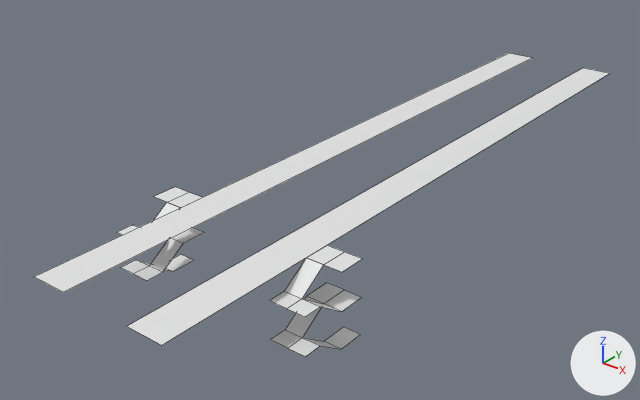
A saved change to the Blender file assets/london/wst/wst.blend.
One viewpoint serves both versions: a 50 mm lens placed at (51.8, -82.7, 46.9), pointed at (-5.8, -10.7, 2.2). Arrows for +X, +Y and +Z are at lower right; the lights stay in place. Mesh edges are drawn as thin lines.

In view in the first picture: 'platform.1', 'platform.2', 'stairs.1-main', 'stairs.2-main'.
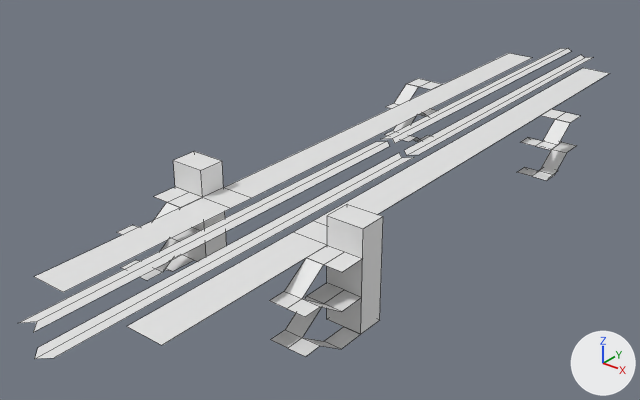
The newer file is also turned or shifted as a whole; pictures and numbers use the older file's frame.

The change, as a list of edits to the scene's bpy script:
```text
Change me_plane_006:
    where me_plane_006.from_pydata(...)  # 4 vertices, 1 face; spans x 0.0..4.0, y 0.0..85.0, z 0.0
    used by ob_platform_1; location = (4.0, -47.0, 8.0)
    verts and faces of me_plane_006; kept vertices keep their numbers, new ones are numbered from 4
    before: 0 (0.0, 85.0, 0.0) at pixel (583, 67), 1 (0.0, 0.0, 0.0) at pixel (126, 326), 2 (4.0, 0.0, 0.0) at pixel (161, 345), 3 (4.0, 85.0, 0.0) at pixel (610, 73)
    me_plane_006 part 1
    add delete_faces([(0, 3, 2, 1)])
    add verts[4] = (0.0, 23.0, 0.0)  # pixel (313, 220)
    add verts[5] = (4.0, 23.0, 0.0)
    add verts[6] = (4.0, 20.0, 0.0)  # pixel (327, 245)
    add verts[7] = (0.0, 20.0, 0.0)  # pixel (293, 232)
    add faces += [(0, 3, 5, 4), (4, 5, 6, 7), (1, 7, 6, 2)]
Change me_plane:
    where me_plane.from_pydata(...)  # 4 vertices, 1 face; spans x -4.0..0.0, y 0.0..85.0, z 0.0
    used by ob_platform_2; location = (-4.0, -47.0, 8.0)
    verts and faces of me_plane; kept vertices keep their numbers, new ones are numbered from 4
    before: 0 (0.0, 85.0, 0.0) at pixel (532, 57), 1 (0.0, 0.0, 0.0) at pixel (63, 292), 2 (-4.0, 0.0, 0.0) at pixel (33, 276), 3 (-4.0, 85.0, 0.0) at pixel (508, 53)
    me_plane part 2
    add delete_faces([(0, 3, 2, 1)])
    add verts[4] = (0.0, 23.0, 0.0)  # pixel (251, 198)
    add verts[5] = (-4.0, 23.0, 0.0)  # pixel (223, 187)
    add verts[6] = (-4.0, 20.0, 0.0)  # pixel (202, 197)
    add verts[7] = (0.0, 20.0, 0.0)  # pixel (231, 208)
    add faces += [(0, 3, 5, 4), (4, 5, 6, 7), (1, 7, 6, 2)]
Add me_plane_009:
    me_plane_009.from_pydata(...)  # a box spanning x -2.0..2.0, y -1.0..2.0, z 0.0..11.0
Add me_plane_012:
    me_plane_012.from_pydata([(1.0, 50.0, 0.0), (1.0, 2.0, 0.0), (0.0, 1.0, 0.0), (0.0, 49.0, 0.0), (2.0, 1.0, 0.0), (2.0, 49.0, 0.0)], [], [(0, 3, 2, 1), (0, 1, 4, 5)])
Add ob_stairs_1_aux:
    ob_stairs_1_aux = bpy.data.objects.new('stairs.1-aux', me_plane_003.copy())  # the mesh of ob_stairs_2_main
    ob_stairs_1_aux.location = (11.0, 15.0, 8.0)
Add ob_stairs_2_aux:
    ob_stairs_2_aux = bpy.data.objects.new('stairs.2-aux', me_plane_004.copy())  # the mesh of ob_stairs_1_main
    ob_stairs_2_aux.location = (-11.0, 15.0, 8.0)
Add ob_lift_2:
    ob_lift_2 = bpy.data.objects.new('lift.2', me_plane_009)
    ob_lift_2.location = (-10.0, -26.0, 0.0)
Add ob_lift_1:
    ob_lift_1 = bpy.data.objects.new('lift.1', me_plane_009.copy())
    ob_lift_1.location = (10.0, -26.0, 0.0)
Add ob_dlr_westbound_2:
    ob_dlr_westbound_2 = bpy.data.objects.new('dlr.westbound-2', me_plane_012)
    ob_dlr_westbound_2.location = (-3.0, -4.0, 8.0)
Add ob_dlr_westbound_1:
    ob_dlr_westbound_1 = bpy.data.objects.new('dlr.westbound-1', me_plane_012.copy())
    ob_dlr_westbound_1.location = (-3.0, -53.0, 8.0)
Add ob_dlr_eastbound_2:
    ob_dlr_eastbound_2 = bpy.data.objects.new('dlr.eastbound-2', me_plane_012.copy())
    ob_dlr_eastbound_2.location = (3.0, 45.0, 8.0)
    ob_dlr_eastbound_2.rotation_euler = (0.0, 0.0, -3.142)  # degrees (0, 0, -180)
Add ob_dlr_eastbound_1:
    ob_dlr_eastbound_1 = bpy.data.objects.new('dlr.eastbound-1', me_plane_012.copy())
    ob_dlr_eastbound_1.location = (3.0, -4.0, 8.0)
    ob_dlr_eastbound_1.rotation_euler = (0.0, 0.0, -3.142)  # degrees (0, 0, -180)
```

Boxes [x1, y1, x2, y2] around the edits, measured in the pictures (640 x 400 px):
'dlr.eastbound-1', added
    after: [35, 153, 414, 359]
'lift.1', added
    after: [327, 204, 383, 334]
'dlr.westbound-1', added
    after: [19, 141, 389, 332]
'lift.2', added
    after: [173, 151, 226, 262]
'dlr.eastbound-2', added
    after: [404, 55, 593, 155]
'dlr.westbound-2', added
    after: [382, 48, 571, 143]
'stairs.1-aux', added
    after: [518, 109, 580, 181]
'stairs.2-aux', added
    after: [385, 78, 442, 142]
part 1 of me_plane_006, built on
    both: [291, 106, 555, 247]
part 2 of me_plane, built on
    both: [35, 83, 445, 279]
